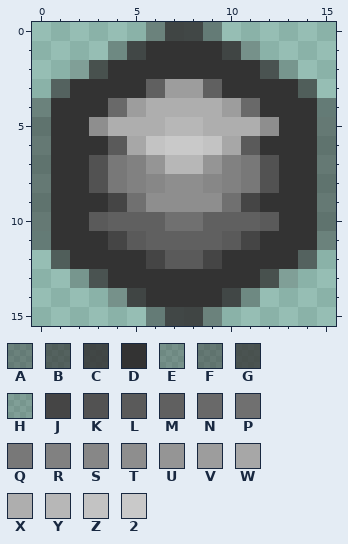
Pixel-art sprite, stored at Grayscale-App-Icon-16.png. The first picture shows the starting point.
The file is 16x16 pixels. Pixels under 10% opacity are left out. Colours within 5 levels of each other are drawn and written as one.
Palette (. is transparent): A #3333336e  B #333333a9  C #333333da  D #333333  E #34343453  F #34343480  G #343434c5  H #3535353a  J #454545  K #525252  L #5a5a5a  M #606060  N #696969  P #707070  Q #787878  R #818181  S #878787  T #8e8e8e  U #959595  V #9d9d9d  W #a7a7a7  X #aeaeae  Y #b7b7b7  Z #c3c3c3  2 #c9c9c9
Pixels before, first column x 0:
 0 ......ACCA......
 1 ....ECDDDDCE....
 2 ..HGDDDDDDDDGH..
 3 .BDDDDMVVMDDDDB.
 4 ADDDNVXXXXVNDDDA
 5 FDDTXXXYYXXXTDDF
 6 FDDDLWZ22ZWLDDDF
 7 FDDKQRUYYURQKDDF
 8 FDDKQRSTTSRQKDDF
 9 FDDDJPTTTTPJDDDF
10 FDDLMMMPPMMMLDDF
11 ADDDJLMMMMLJDDDA
12 .BDDDDJLLJDDDDB.
13 ..HGDDDDDDDDGH..
14 ....ECDDDDCE....
15 ......ACCA......
After:
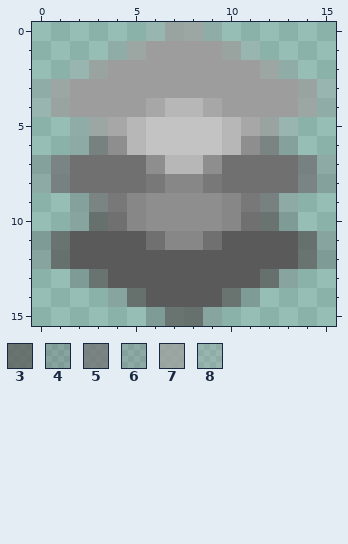
Colours new in this view: 3 #5a5a5ac0  4 #5c5c5c40  5 #717171c0  6 #74747440  7 #9e9e9ec0  8 #9f9f9f40
Commit message: Tweaking all icons
From old to new:
Changed rows in their new state; - is an unchanged pixel.
first column x 0:
 0 ------8778------
 1 ----87VVVV78----
 2 --87VVVVVVVV78--
 3 87VVVVV--VVVVV78
 4 87VVV-WYYW-VVV78
 5 ..87WYZZZZYW78..
 6 ..65TY-ZZ-YT56..
 7 65PPPPT--TPPPP56
 8 65PPPPQSSQPPPP56
 9 ..65QS----SQ56..
10 ..43PSTTTTSP34..
11 43LLL-PSSP-LLL34
12 43LLLLL--LLLLL34
13 --43LLLLLLLL34--
14 ----43LLLL34----
15 ------4334------
Where, in picture pixels (left, top, right, bottom), the same in both pictures:
changed: (32, 22, 336, 326)
